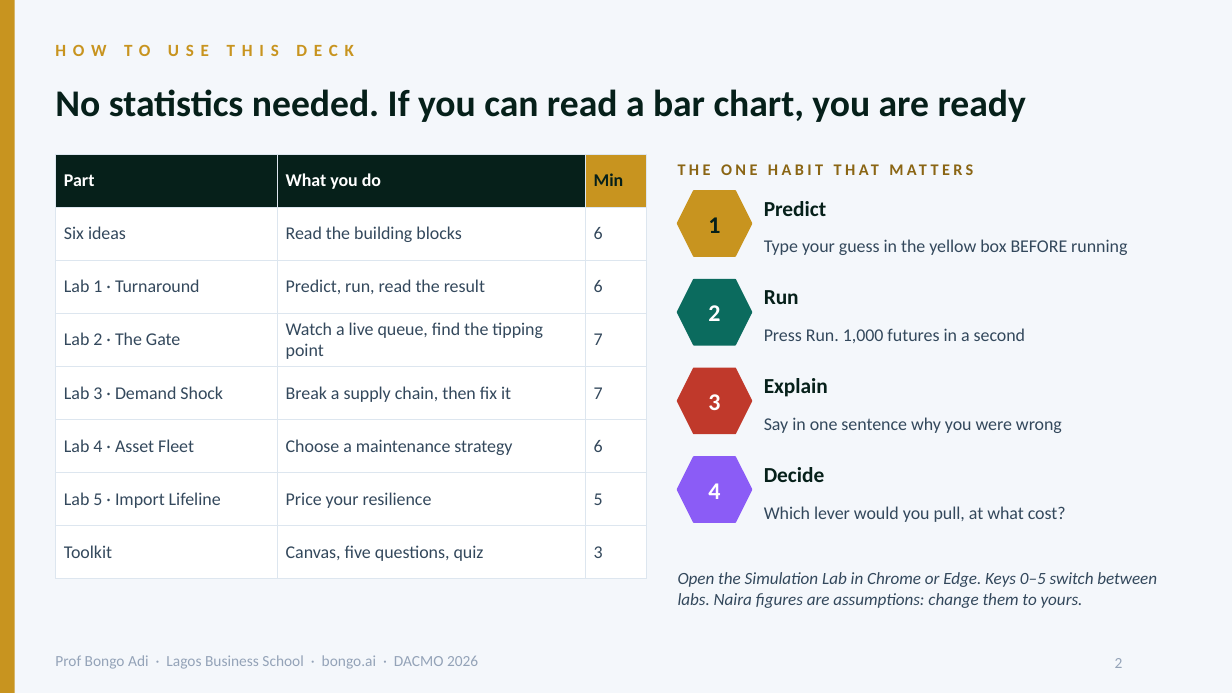
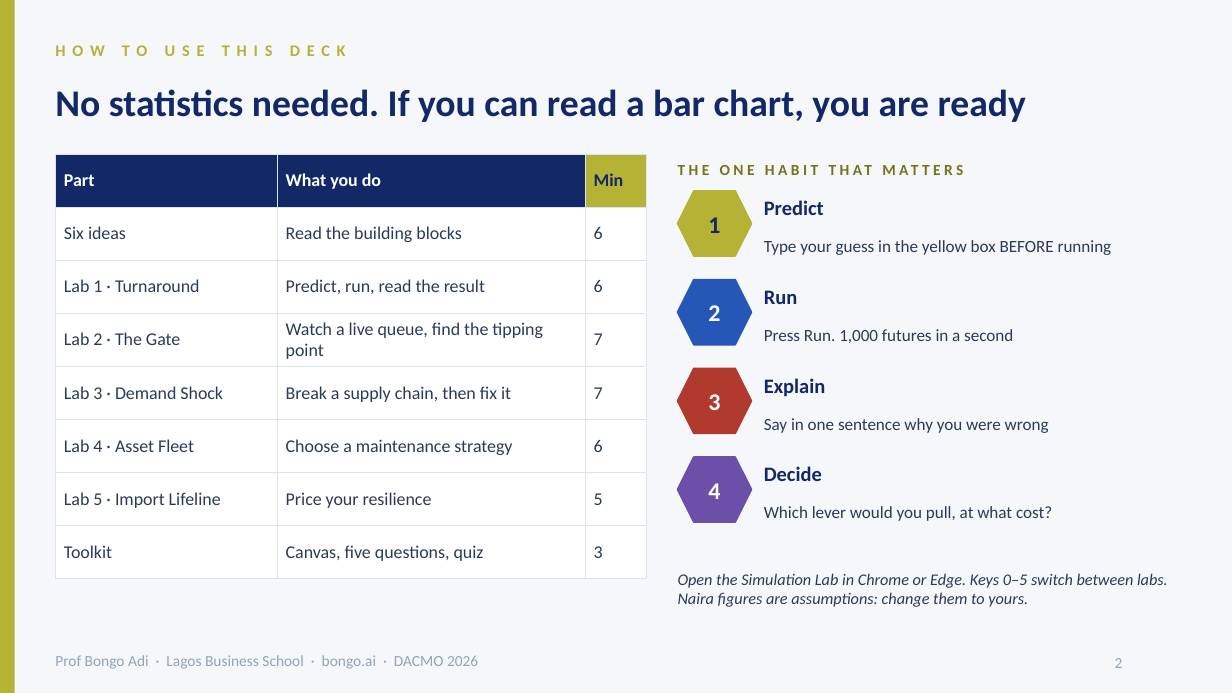
Before and after one commit to adibongo/dacmo-operations-analytics, a slide deck: slide 2 of downloads/DACMO-Participant-Slides.pptx. Drawn at 1232x693 pixels with LibreOffice and Linux fonts; fonts in the diff are those of the drawing; background and template pictures are left out. Boxes give left, top, right and bottom in pixels: in the first picture for what was removed or moved away, otherwise in the second. Text is boxed around its words. In the diff, an @@ line names an element or a change of style, - is before the commit and + after.

```diff
--- a/downloads/DACMO-Participant-Slides.pptx
+++ b/downloads/DACMO-Participant-Slides.pptx
@@ background #F4F7FB to #F5F7FB @@
@@ rectangle at (x1=0, y1=0, x2=15, y2=692): fill #C8941F to #B5B235 @@
@@ text "HOW TO USE THIS DECK" at (x1=122, y1=45, x2=147, y2=56): size 10 to 9.5 pt, text colour #C8941F to #B5B235 @@
@@ text "No statistics needed. If you ..." at (x1=55, y1=89, x2=1026, y2=122): text colour #06201A to #122867 @@
@@ table at (x1=55, y1=154, x2=647, y2=565) @@
@@ fill #06201A to #122867 in 2 cells @@
@@ fill #C8941F to #B5B235 in row 1, column 3 @@
@@ text colour #06201A to #122867 in "Min" @@
@@ text colour #33485C to #2B3A55 @@
@@ borders changed @@
@@ text "THE ONE HABIT THAT MATTERS" at (x1=678, y1=154, x2=1170, y2=185): size 9.5 to 9 pt, text colour #8A6514 to #76741A @@
@@ text "1" at (x1=708, y1=217, x2=720, y2=233): text colour #06201A to #122867 @@
@@ hexagon at (x1=678, y1=191, x2=752, y2=256): fill #C8941F to #B5B235; outline #C8941F 1 pt to #B5B235 1 pt @@
@@ hexagon at (x1=678, y1=280, x2=752, y2=345): fill #0B6B5E to #2457B8; outline #0B6B5E 1 pt to #2457B8 1 pt @@
@@ hexagon at (x1=678, y1=368, x2=752, y2=434): fill #C0392B to #B03A2E; outline #C0392B 1 pt to #B03A2E 1 pt @@
@@ hexagon at (x1=678, y1=457, x2=752, y2=522): fill #8B5CF6 to #6B4FA8; outline #8B5CF6 1 pt to #6B4FA8 1 pt @@
@@ size 12.5 to 12 pt, text colour #06201A to #122867 in 4 elements at (x1=764, y1=200, x2=824, y2=215), (x1=764, y1=290, x2=798, y2=304), (x1=764, y1=378, x2=826, y2=397), (x1=764, y1=466, x2=822, y2=481) @@
@@ size 10.5 to 10 pt, text colour #33485C to #2B3A55 in 4 elements at (x1=764, y1=240, x2=1112, y2=255), (x1=764, y1=329, x2=1013, y2=343), (x1=764, y1=418, x2=1049, y2=433), (x1=764, y1=506, x2=1052, y2=521) @@
@@ text "Open the Simulation Lab in ..." at (x1=678, y1=573, x2=1168, y2=607): size 10 to 9.5 pt, text colour #33485C to #2B3A55 @@
```
Also in this commit, not shown: 32 other slides changed, 16 other files.
